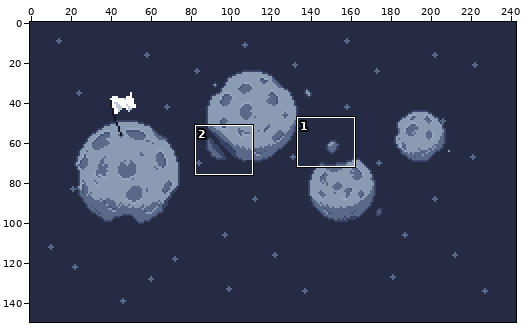
One commit to this sprite sheet: src/assets/images/map/spacemap.png. The first picture is a wide view before the edit; the outline marks the close-up.
Close-up. Old version:
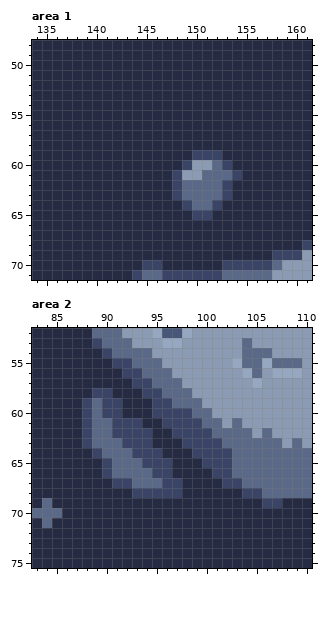
The file is 243x150 pixels. Shown: area 1: x 134..161, y 48..71; area 2: x 83..110, y 52..75.
Now the later version:
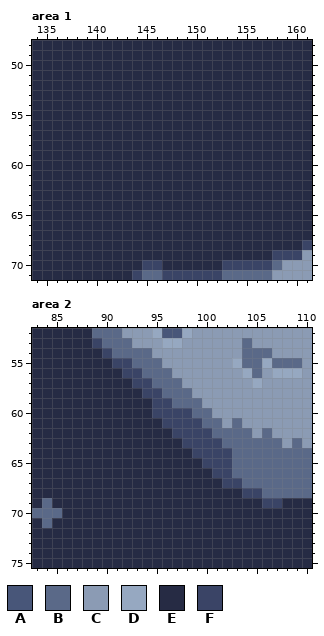
Palette (. is transparent): A #485679  B #5a6988  C #8b9bb4  D #96a8c1  E #262b44  F #3a4466
Changes in this commit:
Area 1:
Colour E replaces colour B in row 60 at x 152; in row 61 at x 151 to 153; in rows 62 to 63 at x 149 to 152; in row 64 at x 150 to 151.
Colour E replaces colour C in row 60 at x 150 to 151; in row 61 at x 149 to 150.
Colour E replaces colour F in row 59 at x 150 to 152; in row 60 at x 149 and 153; in row 61 at x 148 and 154; in rows 62 to 63 at x 148 and 153; in row 64 at x 149 and 152; in row 65 at x 150 to 151.
Area 2:
Colour E replaces colour B in rows 59 to 60 at x 89; in rows 61 to 62 at x 89 to 90; in row 63 at x 89 to 91; in row 64 at x 90 to 92; in row 65 at x 91 to 93; in row 66 at x 91 to 94.
Colour E replaces colour B in row 67 at x 93 to 95.
Colour E replaces colour F in row 58 at x 89 to 90; in rows 59 to 60 at x 88 and 90 to 91; in row 61 at x 88 and 91 to 93; in row 62 at x 88 and 91 to 94; in row 63 at x 88 and 92 to 94; in row 64 at x 89 and 93 to 95.
Colour E replaces colour F in row 65 at x 90 and 94 to 96; in row 66 at x 90 and 95 to 96; in row 67 at x 91 to 92 and 96 to 97; in row 68 at x 93 to 97.
Where, in picture pixels (left, top, right, bottom), the same in both close-ups:
changed: (172, 150, 242, 220)
changed: (82, 388, 182, 498)
